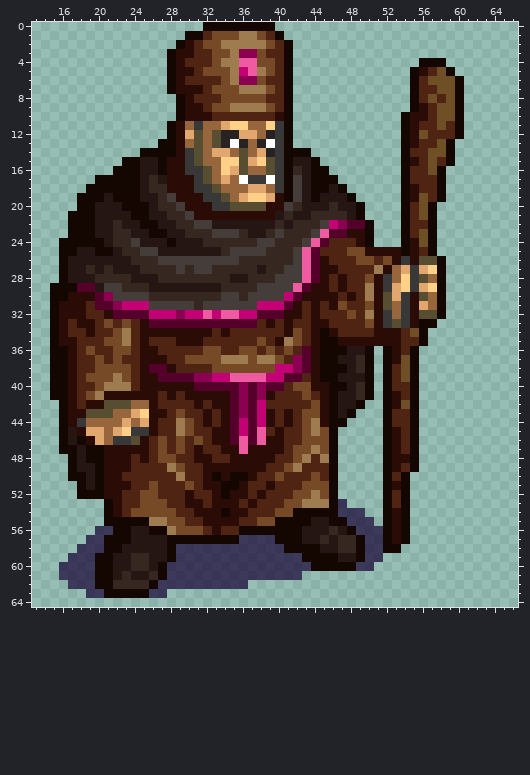
Sprite sheet: images/units/kingdom/bishop.png. The picture above was drawn from the file before the commit.
The file is 72x72 pixels. Shown: x 13..66, y 0..64.
After:
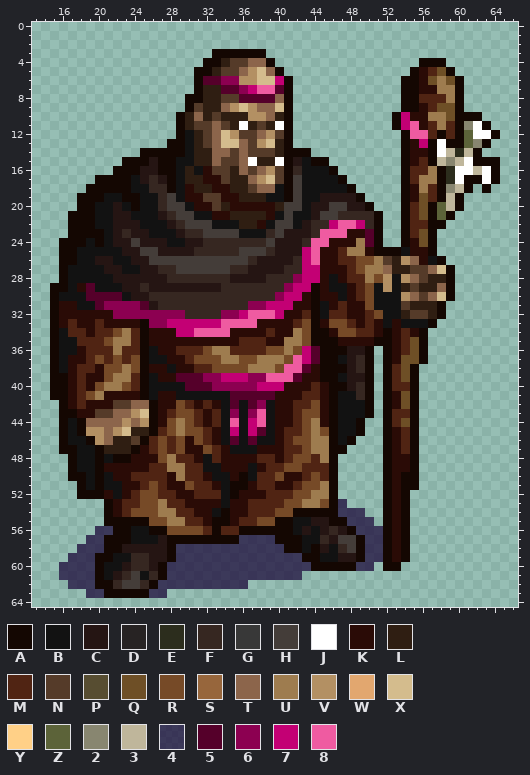
Palette (. is transparent): A #140702  B #121212  C #251513  D #272323  E #2c2d1d  F #362721  G #383838  H #443d39  J #ffffff  K #2a0b06  L #2f1e12  M #502413  N #553b29  P #574d31  Q #6e4f26  R #764a27  S #97663c  T #8c654b  U #9e7c4f  V #b39063  W #e2a76f  X #d4bc8d  Y #ffd087  Z #5c6339  2 #888670  3 #bfb69b  4 #160034b3  5 #55002a  6 #8c0051  7 #c30074  8 #ef5ba1
Change:
@@ x 13..66 @@
- 0 ...................AAAAAAAA...........................
- 1 .................AAMRRRUURMA..........................
- 2 ................AKMRRUUUUURMA.........................
- 3 ...............AKKMMRRU66RMMA.........................
- 4 ...............AKMMMRUU88RRMA..............AAA........
- 5 ...............AKKMRRRU78URMA.............AKMQA.......
- 6 ...............AKMMMMRU66RMMA.............AMQQQA......
- 7 ...............AKKKMRRRUUURMA.............AMMQQA......
- 8 ................AKMMMRRRRRMMA.............AMQMQA......
- 9 ................AKKMRRUUUURMA.............AKMQQA......
-10 ................AKKKMMMMMMMKA............AKKMQQA......
-11 ...............AKSGSSWYYSSYGA............AKMMQMA......
-12 ...............AKWPSPDDWWSDGA............AKQMMMA......
-13 ..............AAKSPSPDJDSDJGA............AKMMQA.......
-14 ............AAAAKGPSWWSPSWDGAAA..........AMMQQA.......
-15 ..........AACCAKKGPSSYYPWYPGACCA.........AKMQMA.......
-16 .........AAACCAKKGGPSYWPSSPGAFCAA........AMMQA........
-17 .......AAAAACFCKKKGPSWSJGGJGAHCAAA.......AMMMA........
-18 ......AAAAAACFFKKKGGPSSSWWSGAHCAACA......AKMMA........
-19 .....AAACAAACCFHKKKGGPSWYYWKAHCACCCA.....AKQMA........
-20 .....AACCCAAACFFHKKKGGPPPPKKHFCCCFCCA....AMQA.........
-21 ....AAACCCCAACCFFHKKKKKKKKKCFCCFFFFCA....AMQA.........
-22 ....AAACCFCCAACCFFHHCCCCCCCFCFFFH7655A...AMMA.........
-23 ....AAACCFFCCAACCFFFHHHFCCFHFFFH855KKA...AMQA.........
-24 ...AAAAACFFHCCCACCCFFFFFFHHFFFH85MMMKA...AKQA.........
-25 ...AACCAACFFHHCCCCCCCFHHHHFFFH85MMMRRKKKKAKMA.........
-26 ...ACCCCCCCFFFHHHHHHHHHFFFFFFH85KMMMRRMRKGKPPA........
-27 ...ACCFCFCCCFFFFHFHHFFFFFCFFHH85KKMMMMUKSWGWYA........
-28 ...ACCCFFFFCCCFFFFFFFFCCFFFHHH85KMKMMRKGSYGPSA........
-29 ..AAA55CHHFFFCCCCCCCCFFFFHHHH85KKMKMMUKGWYGWYA........
-30 ..AAKKK56HHHHFFFFFFFFHHFHHHH75KKKKMKMUKPWGKPSA........
-31 ..AKKKM556777HHHHHFHHHHHH7775KMKMKRMMRKPSGKWSA........
-32 ..AKKKMMK5555777677878877555KKMKMMMRMUKGSGKPPA........
-33 ..AKMKKMRMRMK555555555555MKMKMMKKMMMMRKGPGKAA.........
-34 ..AKMMKMMRUMKKKKKKKKMKMMMMMMKRMKAKMMMMKKKMQA..........
-35 ..AKKMMMRRUMKMMMKKKMMMMMMRMKURMKAAKKKKKKKMMA..........
-36 ..AAKMRMMRRMKKMMMMMRRMMRRMRMRM5KAAACCA.AKMA...........
-37 ..AAKMMRMRMMKKKMMRRRRUUURUURM65KAACCFA.AKQA...........
-38 ..AAKMMRRRRMK55KMMMMRRRRRRR7765KAAACFA.AMQA...........
-39 ..AAKMRRRURMKK5555667788887755MKAACCCA.AMQA...........
-40 ..AAKMMRUUUMKKKKKK5555565655MRRKKAACFA.AMMA...........
-41 ..AAKMRUKKKKKKMKMKKKKK5656KMMMRMKACCFA.AKMA...........
-42 ...AKMKKPPPSSKMMMMKMKK5657MMMMMRKACCA..AKQA...........
-43 ...AKKPPPSSWYKKMRMMKMK5657KMKMRRKACA...AMMA...........
-44 ...AKGSSSSWSWKMMURMKMK5757KMKMRUKAA....AMMA...........
-45 ...ACKWWSWYGGKMMURMMKK5758MKMMRURA.....AKMA...........
-46 ...ACAKWSGGPKMRMRMRMKK5858KKMMRRRA.....AKMA...........
-47 ...AACAAKKKKKMRMRMKMMKK8KKKKMRRURA.....AKMA...........
-48 ....ACAAKKKMKMRRMMKKMMKKKKKMMRUMUA.....AKKA...........
-49 ....ACCAKKKMMMMURMMKKKKKKKMMRUMMMA.....AKMA...........
-50 ....AACAKKMMMMMMUMMKAKAAKMMRMMMRMA.....AMA............
-51 .....ACAKKKMMRMMMRMKKAAKMMKMMMRRRA.....AKA............
-52 .....AAAKKMMRRMMMKMMKAKKMKMMMRRURA.....AMA............
-53 ........AKMMRRRMMKKMKKKMKMMMRRUUUA4....AMA............
-54 ........AKMRRRRRMMKKKAKKMMMRRAAAAA444..AKA............
-55 ........AAAAAUURRMMKKKKMMRRAAAACCAA444.AKA............
-56 .......44AACCAAURRRMKMMAAAAAAACCCFCA444AKA............
-57 ......44AAACCCCAAAAAAAA4444AAACCFCFFA44AKA............
-58 .....444AACCCCCA444444444444AAAACCFFA44AA.............
-59 ....444AACCFFCCA44444444444444AAAACCA44...............
-60 ...4444AACCFFCA4444444444444444AAAAA44................
-61 ...4444AACFCCFA444444444444444........................
-62 ....444AAFFFFA4444444444..............................
+ 0 ......................................................
+ 1 ......................................................
+ 2 ......................................................
+ 3 ....................AAAAAA............................
+ 4 ...................AALNNTTA................AAA........
+ 5 ..................AALNNTVXTA..............AKMQA.......
+ 6 ..................A5566VVXX7A............AAKQUQA......
+ 7 ..................ALL5567885A............AAKKUUA......
+ 8 .................AALLNN5555TA............AAMMMUA......
+ 9 .................ANLLTVXVTTXA............AAKMQQA......
+10 ................ALTLNLLLVVTLA...........A7KKUUQAAA....
+11 ................ALNNTNLJLNLJA...........A78KMUMA2JA...
+12 ................ABLNTXVNNTVNA............A88MAMAZJJA..
+13 ...............AABLNTXXTNVXLA............AK7AJAAZ2A...
+14 ............AAAAABLLTTNTNNNLAAA..........AKKAJ3E3A....
+15 ..........AAACAABBLLTNNTJLLJACBAA........AKMA323JAAA..
+16 .........AAACCAABLBKNNLTNTVNAFBBBA.......AMMUAEJJ3JA..
+17 .......AAAABCFCABLLKKNLLTVXNAHBBBBA......AMUUAEJAAJA..
+18 ......AAAAABBFFABKLLKKLLNTTBAHBBBBBA.....AKUMA23A.A...
+19 .....AAABBAABBFHBKKNNKKLLLBBAHBBCCCCA....AKQMA3A......
+20 .....AABBCBABBFHHBKKNLKKKKKLHHBCCHHCCA...AMQAZ3A......
+21 ....AAABBCCBBBCFHHBBKKLLLLKBHBBCHHFFFFA..AMQAZA.......
+22 ....AAABBCCCBBBCFHHHBBBLLKBHHBCFF7887FA..AMMAA........
+23 ....AAAABCFCCBBBCFFHHHHBBBFHCCCF888KK5A..AMQA.........
+24 ...AAABABCCHCCCBBCCFFFFFFFHCCCF88KKKU5A..AKQA.........
+25 ...AABBBBBCCHHCCCCFFFFFHHHFCCC78KKMUUKAAABKKA.........
+26 ...AABBCCBBCCHHHHHHHHHHHFCCCCF78KKMMRRUNLVTKBA........
+27 ...ABBBBCCBBCCFFHHHHHHFFCCCCFF77KKKMRUUTLLNNTXA.......
+28 ...ABBBBBCCCCCCFFFFFFFCCCCFFF677KBKMMURVBVTNLLA.......
+29 ..AABK5BBBCCFCCCCCCCCFFFFFFF677AKBBKMRBVBLNLLTA.......
+30 ..ABBB5555BCCFFFFFFFFFFFFFF677KAKKBKMRBBBVTNTXA.......
+31 ..AKKBB566665CFFFFFFFFFF66777KKABKMKKRBBBNLLLA........
+32 ..AKKKKKK66666666FFFF6678887KKMABMMKKMRBBLNNLA........
+33 ..AKMKKMKKKKA667777778888KKKKMRAKRRMKMKBKBBBA.........
+34 ..ABMMKMMRUMAKKK778888KKKKMKKURAAKRRMMKAKMKA..........
+35 ..ABBMMMRUUMAKKKKKKKKKKMMMKKUURAAAKKKKAAKMQA..........
+36 ..ABBKMMMUMMABKKMMMRUUMMMMRRUR75AAACCA.AKMQA..........
+37 ..ABKKMRMRMRABBKKMRRRUURRUUUR875AABCFA.AKQQA..........
+38 ..ABKMMKRRURAKKBKKMMRRRRUUUR885KAAACFA.AMQA...........
+39 ..AAKMKKRUUMABKK55566777668885KKAABCCA.AMQA...........
+40 ..AAKMKRUURMABBBB55566666777KKKMKAACFA.AMMA...........
+41 ..AAKMRUKKKKABKKBBBBBB55555KKKMMKABBFA.AKQA...........
+42 ...AKMKKKNNTTAKKRMKMKB5B56BKKMMRKABBBA.AKQA...........
+43 ...AAKKNNTTVXAKMRRMKMB6B68BKKMRRKABBBA.AMMA...........
+44 ...ABATTTTVTVAKRURMKMB8B78BKKMRUKABBA..AMQA...........
+45 ...ABAVVTVXLLAMRURRMKB7B75BKMMRURABBA..AKMA...........
+46 ...ABBAVTLLNAMRMRKRMKB5B5BBKMRRUUABA...AKMA...........
+47 ...AABBALLLAKMRMRKKRMKBBBKKKMMRUUAA....AKMA...........
+48 ....ABBABAAKKKRUMMKBMKKKKMMKMRRMUA.....AKKA...........
+49 ....ABBAKKKKKMMUUMMBBKKKBKMMRRMMMA.....AKKA...........
+50 ....AABABKKMMMMKUMMKBBKABMMRKKMRMA.....AKAA...........
+51 .....ABABBKKMRMKKRMMKBAAKMMKKMRRUA.....AKAA...........
+52 .....AAAKBKMRRMMKKMMMBAKKKMMMRRUUA.....AKA............
+53 ........AKMMRRUMMKKKKBKKMMMMRRUURA4....AKA............
+54 ........AKMRRRUUMMKKBAKKMMMRRAAAAA444..AKA............
+55 ........AAAAARRUUMMKAAKMMRRAABBCCAA444.AKA............
+56 .......44AABBAARRRRMAMMAAAAAABCBCFCA444AKA............
+57 ......44AAABBBCAAAAAAAA4444AAABBFCHHA44AKA............
+58 .....444AACCCCCA444444444444AABACBFHA44AKA............
+59 ....444AABBFFCCA44444444444444AABBCCA44AKA............
+60 ...4444ABBCFFCA4444444444444444AAAAA44.AA.............
+61 ...4444ABCFHBFA444444444444444........................
+62 ....444AAFHHFA4444444444..............................
 63 ......44AAAAA44.......................................
Boxes around the changes in both pictures, in picture pixels (x1, y1, x2, y2):
changed: (59, 22, 500, 589)
